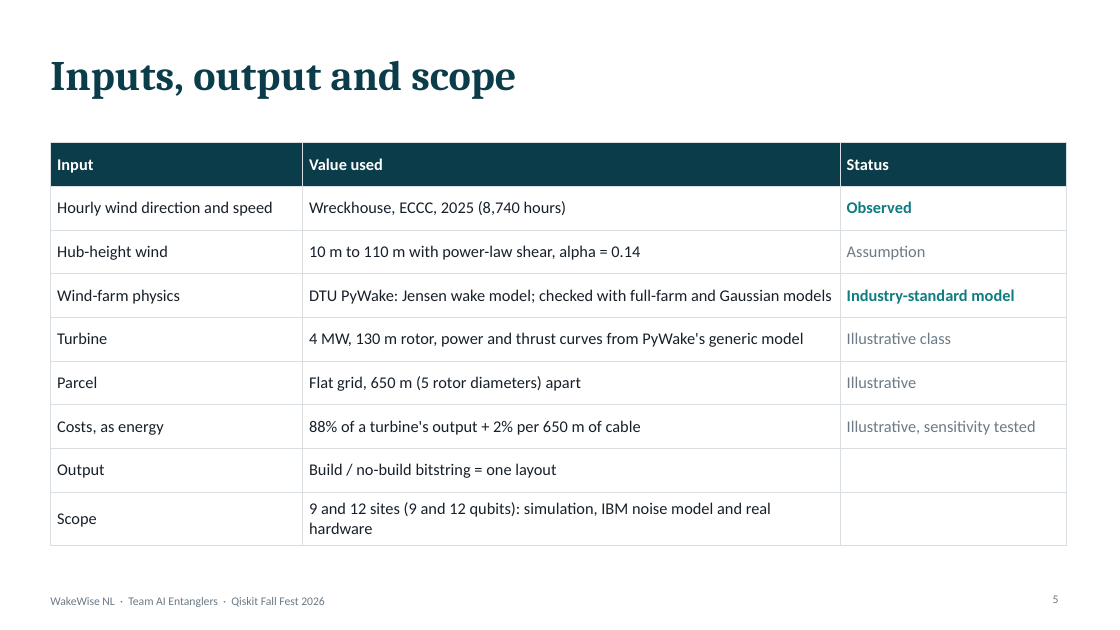
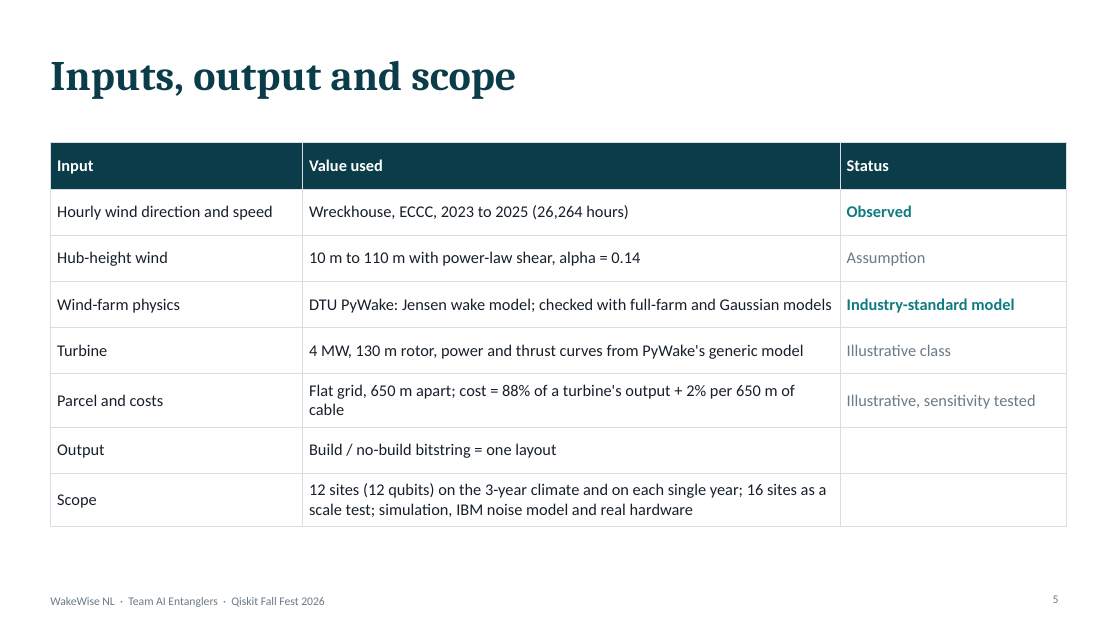
Before and after one commit to mrw-soumik/Qiskit-AI-Entanglers-, a slide deck: slide 5 of slides/WakeWise_NL_AI_Entanglers.pptx. Drawn at 1120x630 pixels with LibreOffice and Linux fonts; fonts in the diff are those of the drawing. Boxes give left, top, right and bottom in pixels: in the first picture for what was removed or moved away, otherwise in the second. Text is boxed around its words. In the diff, an @@ line names an element or a change of style, - is before the commit and + after.

```diff
--- a/slides/WakeWise_NL_AI_Entanglers.pptx
+++ b/slides/WakeWise_NL_AI_Entanglers.pptx
@@ table at [50,143,1067,521] @@
-row 2, column 2: Wreckhouse, ECCC, 2025 (8,740 hours)
+row 2, column 2: Wreckhouse, ECCC, 2023 to 2025 (26,264 hours)
-row 6: Parcel | Flat grid, 650 m (5 rotor diameters) apart | Illustrative
-row 7: Costs, as energy | 88% of a turbine's output + 2% per 650 m of cable | Illustrative, sensitivity tested
+row 6: Parcel and costs | Flat grid, 650 m apart; cost = 88% of a turbine's output + 2% per 650 m of cable | Illustrative, sensitivity tested
-row 8, column 2: 9 and 12 sites (9 and 12 qubits): simulation, IBM noise model and real hardware
+row 8, column 2: 12 sites (12 qubits) on the 3-year climate and on each single year; 16 sites as a scale test; simulation, IBM noise model and real hardware
```
Also in this commit, not shown: 11 other slides changed, 1 slide added, 28 other files.
